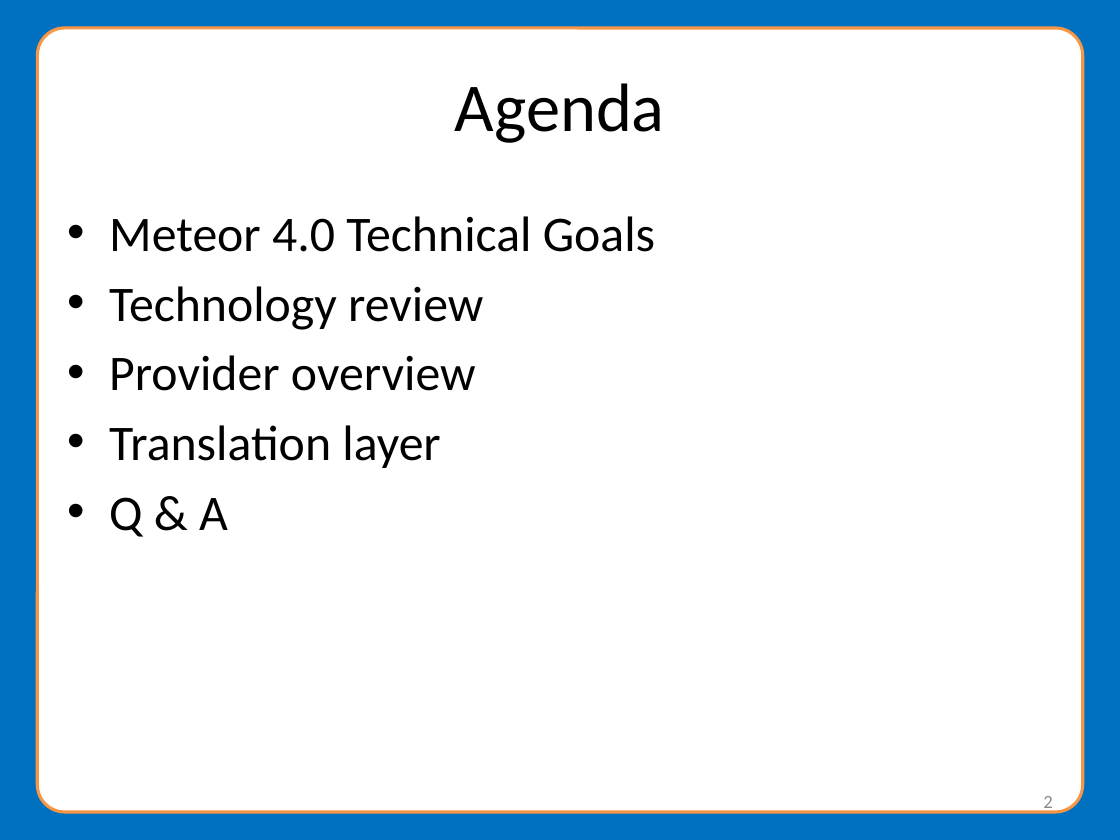
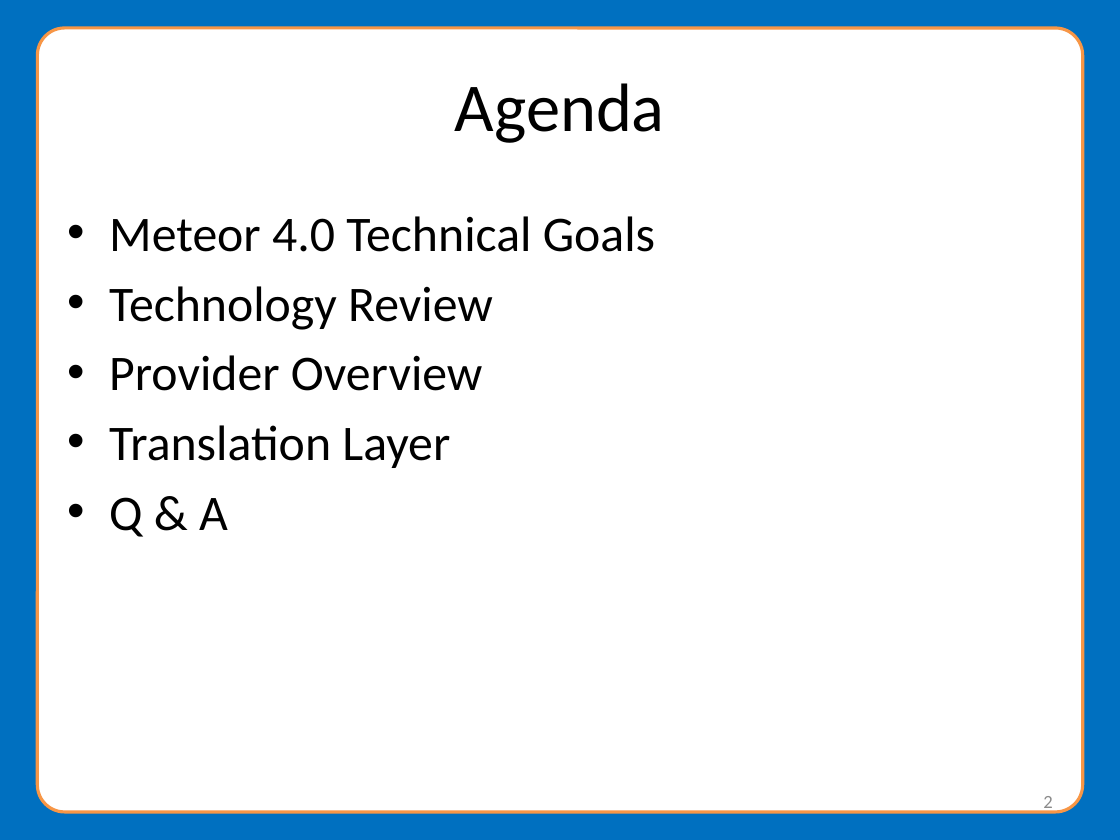
Before and after one commit to NationalStudentClearinghouse/Meteor4, a slide deck: slide 2 of docs/webinar/MeteorWebinarPresentation.pptx. Drawn at 1120x840 pixels with LibreOffice and Linux fonts; fonts in the diff are those of the drawing; background and template pictures are left out. Boxes give left, top, right and bottom in pixels: in the first picture for what was removed or moved away, otherwise in the second. Text is boxed around its words. In the diff, an @@ line names an element or a change of style, - is before the commit and + after.

```diff
--- a/docs/webinar/MeteorWebinarPresentation.pptx
+++ b/docs/webinar/MeteorWebinarPresentation.pptx
@@ text at box(109, 286, 493, 468): text changed @@
-• Technology review
-• Provider overview
-• Translation layer
+• Technology Review
+• Provider Overview
+• Translation Layer
```
Also in this commit, not shown: 18 other slides changed, 1 slide added.
